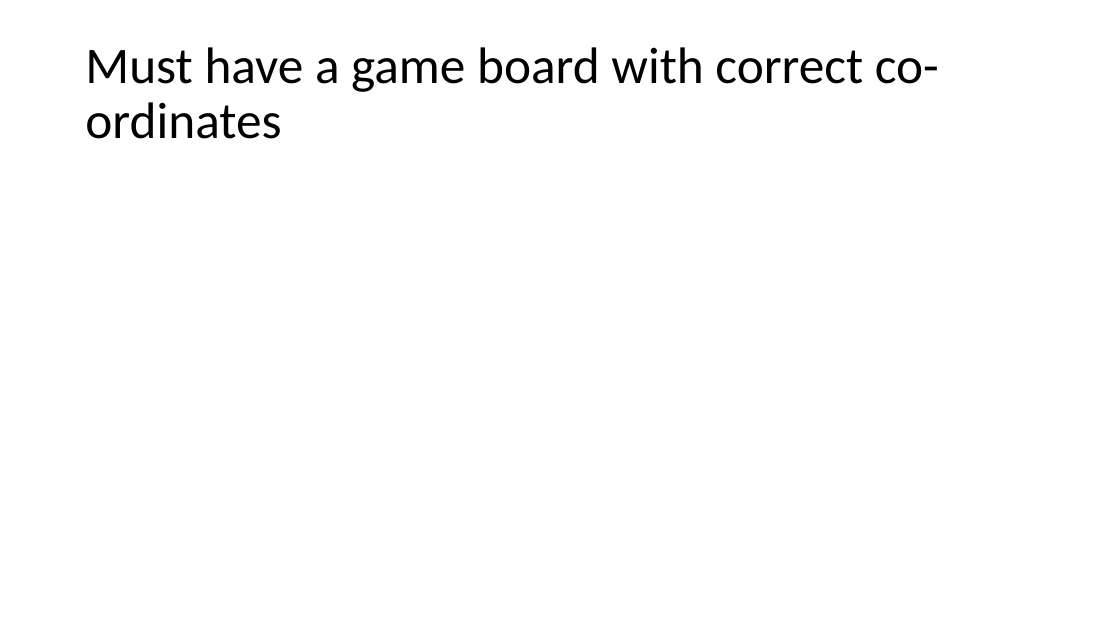
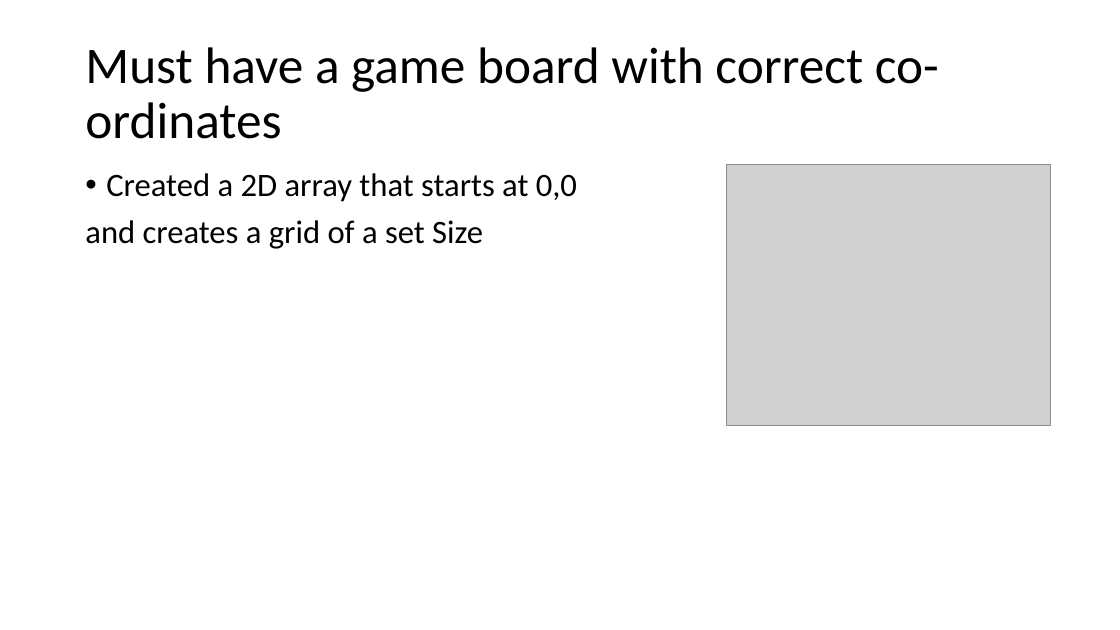
Before and after one commit to KeaganErasmus/BCDE222-C-, a slide deck: slide 3 of Presentation.pptx (slide 2 before the commit). Drawn at 1120x630 pixels with LibreOffice and Linux fonts; fonts in the diff are those of the drawing; grey boxes stand for pictures. Boxes give left, top, right and bottom in pixels: in the first picture for what was removed or moved away, otherwise in the second. Text is boxed around its words. In the diff, an @@ line names an element or a change of style, - is before the commit and + after.

```diff
--- a/Presentation.pptx
+++ b/Presentation.pptx
@@ text added at (85, 173, 577, 249), 28 pt, text #000000 @@
+• Created a 2D array that starts at 0,0
+and creates a grid of a set Size
@@ picture added at (726, 165, 1051, 425) @@
```
Also in this commit, not shown: 1 other slide changed, 1 slide added.
